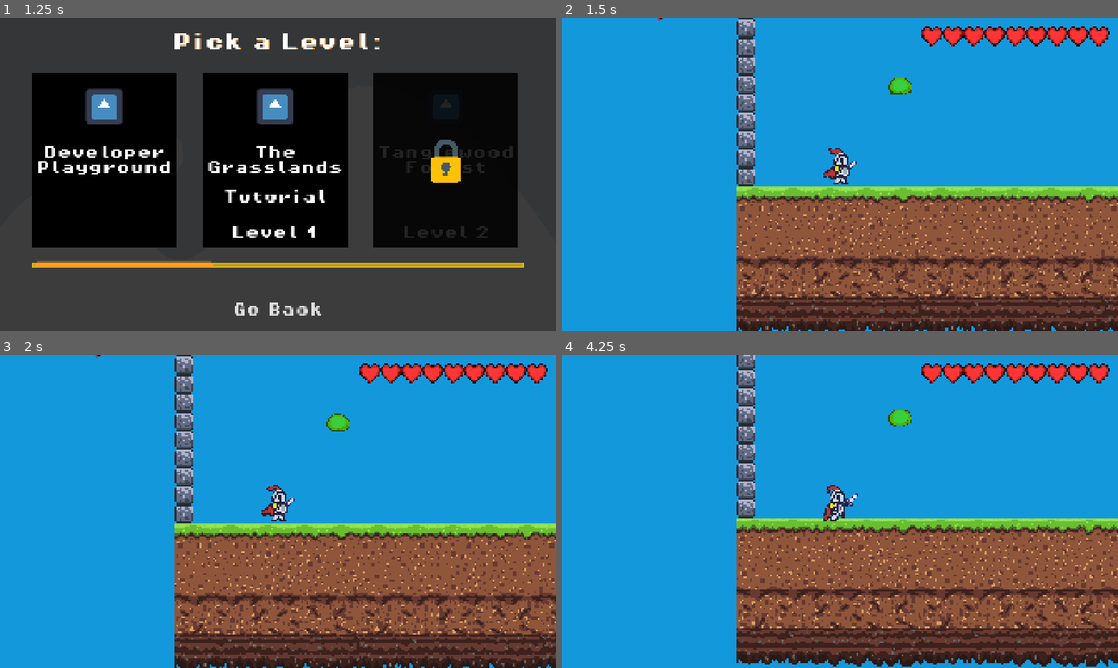
Above: before the commit, frames 1-4 (two rows, left to right).
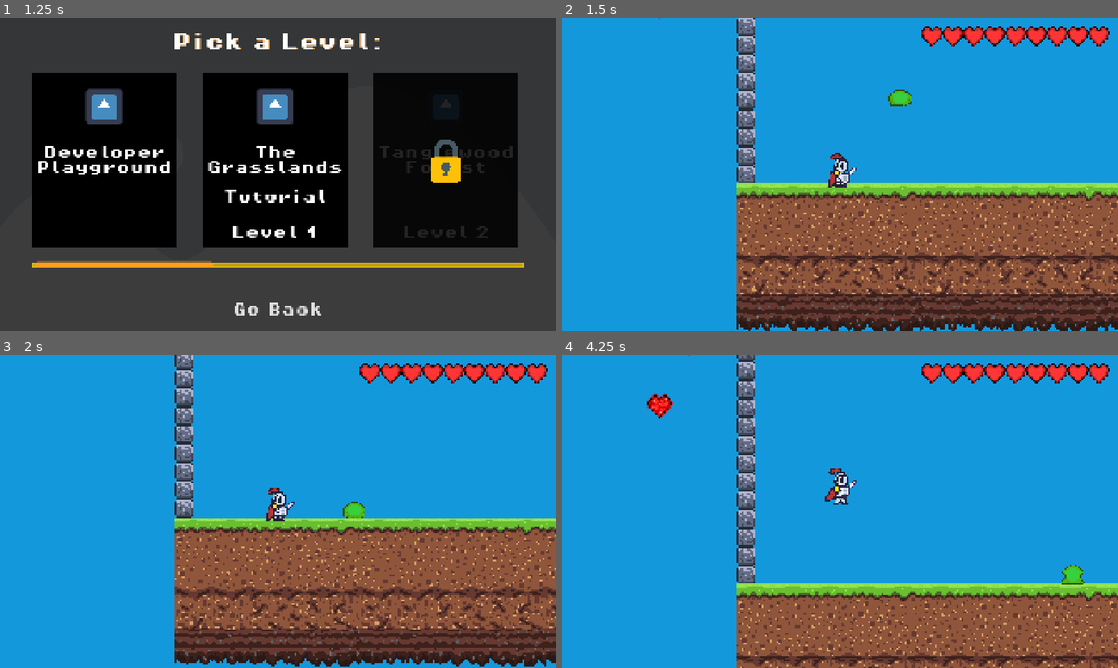
Above: after the commit, the same moments.

Repository: MarcusFDev/2d-action-rpg
Game: Godot game, scene res://scenes/ui/main_menu.tscn
Same seed, same stepped clock (60 frames per second), same inputs: the game is played once before the commit and once after it. The engine's default icon, where the game draws it, is replaced by a stand-in: a white triangle on a blue panel in a dark square.
Inputs (mouse positions are in pixels of both pictures, inside the frame that each line leads up to):
- Up to frame 1 (1.25 s): click "Play" at 0.5 s
- Up to frame 2 (1.5 s): click "Developer Playground" at 1.25 s
- Up to frame 3 (2 s): no input
- Up to frame 4 (4.25 s): tap Enter at 2 s; move the mouse to (962, 495) at 2.02 s; hold Up (ui_up) 2.03-2.75 s; tap Space (jump) at 2.1, 2.27, 2.57, 3.8 s; click (962, 495) at 2.17 s; drag from (728, 527) to (901, 414) at 2.77 s; move the mouse to (895, 442) at 3.52 s; hold A (move_left) from 3.53 s (still down); tap O at 3.6 s

Frame 1 is identical in both runs. In frame 2, 17% of the frame differs, in the area x 17-100%, y 0-100%; in frame 3, 20%; in frame 4, 30%, in the area x 15-100%, y 0-100%.
Error before the commit: Invalid access to property or key 'gravity' on a base object of type 'null instance'. (res://scripts/components/jump_component.gd:66)

Commit message:
Change: Tweaked Export variable values.

Diff:
--- a/game/scenes/enemies/boom_slime.tscn
+++ b/game/scenes/enemies/boom_slime.tscn
@@ -12,7 +12,7 @@
 [ext_resource type="Script" uid="uid://clv1jjvxgs12w" path="res://scripts/states/generic_states/fall_state.gd" id="8_eo3gx"]
 [ext_resource type="Script" uid="uid://dvj15x0yx6poy" path="res://scripts/components/ground_check_component.gd" id="17_dj48x"]
 [ext_resource type="Script" uid="uid://c5ae5naepgxn2" path="res://scripts/components/gravity_component.gd" id="18_2cunx"]
-[ext_resource type="Script" uid="uid://d2ncc58simucl" path="res://scripts/components/direction_flip_component.gd" id="19_vqnqe"]
+[ext_resource type="Script" uid="uid://d2ncc58simucl" path="res://scripts/components/animation_component.gd" id="19_vqnqe"]
 
 [sub_resource type="AtlasTexture" id="AtlasTexture_2cunx"]
 atlas = ExtResource("2_aolva")
--- a/game/scenes/enemies/slime.tscn
+++ b/game/scenes/enemies/slime.tscn
@@ -467,6 +467,7 @@
 animation_component = NodePath("Components/AnimationComponent")
 edge_detector_component = NodePath("Components/EdgeDetectorComponent")
 jump_component = NodePath("Components/JumpComponent")
+gravity_component = NodePath("Components/GravityComponent")
 
 [node name="RayCastRight" type="RayCast2D" parent="."]
 visible = false
@@ -511,6 +512,7 @@
 export_jump_count = 5
 export_recharge_time = 5.0
 ground_check_path = NodePath("../GroundCheckComponent")
+gravity_component_path = NodePath("../GravityComponent")
 metadata/_custom_type_script = "uid://dr7fn1f0pllf6"
 
 [node name="HealthComponent" type="Node" parent="Components"]
@@ -525,7 +527,7 @@
 [node name="GravityComponent" type="Node" parent="Components"]
 script = ExtResource("10_m4uwr")
 actor_path = NodePath("../..")
-gravity = 1000.0
+ground_check_component = NodePath("../GroundCheckComponent")
 
 [node name="AnimationComponent" type="Node" parent="Components"]
 script = ExtResource("11_o5sr2")
@@ -545,7 +547,7 @@
 [node name="MovementComponent" type="Node" parent="Components"]
 script = ExtResource("15_84gbg")
 actor_path = NodePath("../..")
-move_speed = 30.0
+move_speed = 60.0
 
 [node name="RandomizerComponent" type="Node" parent="Components"]
 script = ExtResource("16_7ji7s")
--- a/game/scenes/player/player.tscn
+++ b/game/scenes/player/player.tscn
@@ -470,7 +470,7 @@
 [node name="GravityComponent" type="Node" parent="Components"]
 script = ExtResource("11_yj68g")
 actor_path = NodePath("../..")
-gravity = 1000.0
+ground_check_component = NodePath("../GroundCheckComponent")
 
 [node name="AnimationComponent" type="Node" parent="Components"]
 script = ExtResource("12_ioxgp")
@@ -480,18 +480,18 @@
 [node name="JumpComponent" type="Node" parent="Components"]
 script = ExtResource("13_yj68g")
 actor_path = NodePath("../..")
-jump_time = 0.4
 jump_height = 70.0
 export_jump_cooldown = 1.0
 export_enable_multi_jump = true
 export_jump_count = 1
 export_recharge_time = 4.0
 ground_check_path = NodePath("../GroundCheckComponent")
+gravity_component_path = NodePath("../GravityComponent")
 
 [node name="MovementComponent" type="Node" parent="Components"]
 script = ExtResource("14_ioxgp")
 actor_path = NodePath("../..")
-move_speed = 120.0
+move_speed = 125.0
 metadata/_custom_type_script = "uid://biecfhjepus73"
 
 [node name="PickUpPermissionComponent" type="Node" parent="Components"]
@@ -532,7 +532,6 @@
 actor_path = NodePath("../..")
 state_animation = "fall"
 use_parent_logic = true
-gravity_component = NodePath("../../Components/GravityComponent")
 
 [node name="HurtState" type="Node" parent="StateMachine" node_paths=PackedStringArray("next_state")]
 script = ExtResource("15_007i1")
